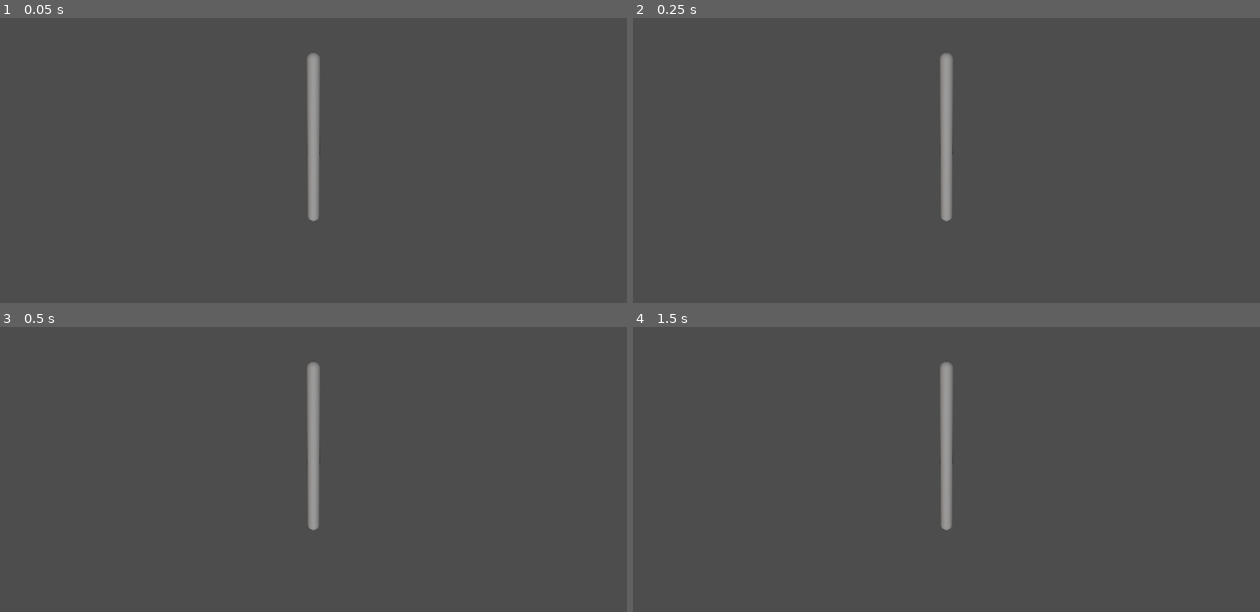
Above: before the commit, frames 1-4 (two rows, left to right).
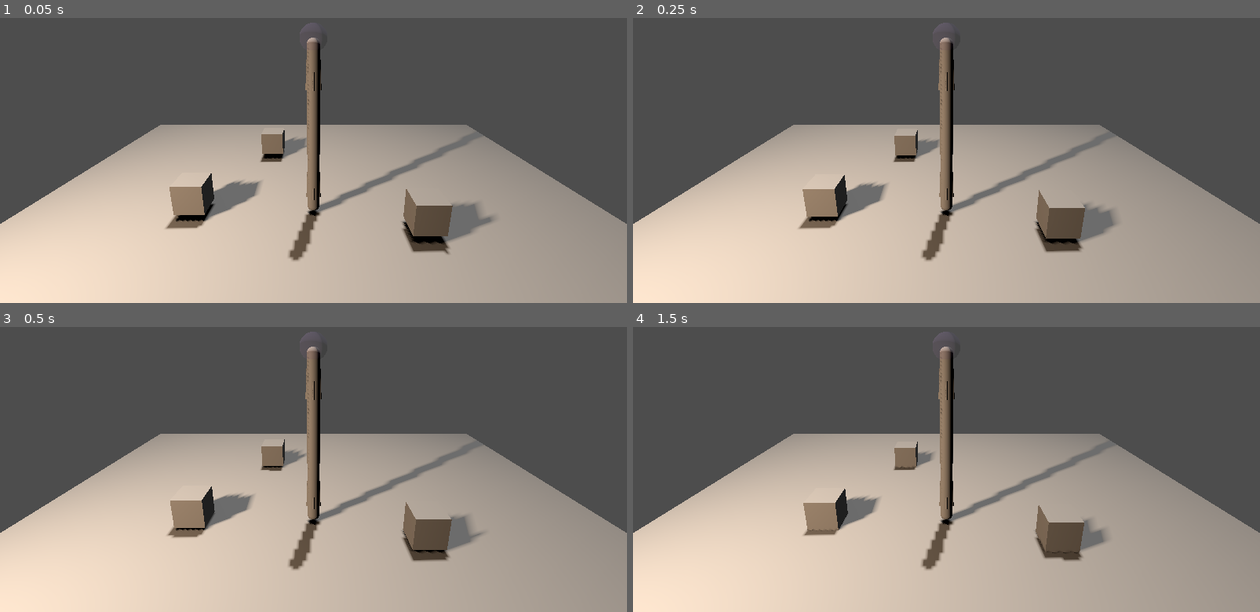
Above: after the commit, the same moments.

Repository: westonkelliher/GodotDemos
Game: Godot game, scene res://world.tscn
Two runs of this game, one before a commit and one after it. Both use one fixed random seed, a clock stepped at 60 frames per second and the inputs below.
Inputs:
- Up to frame 1 (0.05 s): no input
- Up to frame 2 (0.25 s): no input
- Up to frame 3 (0.5 s): no input
- Up to frame 4 (1.5 s): tap Enter at 1.25 s

The runs differ from the first frame. In frame 1, 53% of the frame differs, in the area x 0-100%, y 1-100%; in frame 2, 53%; in frame 3, 53%; in frame 4, 53%.

Commit message:
boxes that can be grabbed with claw at the end of the arm

Diff:
--- a/TheClaw/arm.gd
+++ b/TheClaw/arm.gd
@@ -3,7 +3,7 @@
 
 # Called when the node enters the scene tree for the first time.
 func _ready() -> void:
-	pass # Replace with function body.
+	$BaseArm/ForeArm/Claw.position.y = $BaseArm/ForeArm/Arm/End.position.y + 0.1
 
 
 # Called every frame. 'delta' is the elapsed time since the previous frame.
--- a/TheClaw/arm.tscn
+++ b/TheClaw/arm.tscn
@@ -1,7 +1,8 @@
-[gd_scene load_steps=3 format=3 uid="uid://bgbyacj7gv4na"]
+[gd_scene load_steps=4 format=3 uid="uid://bgbyacj7gv4na"]
 
 [ext_resource type="PackedScene" uid="uid://c6v2atq3umgbj" path="res://arm_segment.tscn" id="1_bm0op"]
 [ext_resource type="Script" path="res://arm.gd" id="1_xw7rn"]
+[ext_resource type="PackedScene" uid="uid://c2m5p2g86rfw1" path="res://claw.tscn" id="3_g7n4c"]
 
 [node name="Arm" type="Node3D"]
 script = ExtResource("1_xw7rn")
@@ -13,3 +14,8 @@
 MAX_ANGLE_FROM_STICK = 60.0
 MAX_ANGLE_FROM_TRIG = 80.0
 LENGTH = 0.8
+MAX_ANGULAR_SPEED = 6.0
+MIN_ANGULAR_SPEED = 2.0
+
+[node name="Claw" parent="BaseArm/ForeArm" instance=ExtResource("3_g7n4c")]
+transform = Transform3D(1, 0, 0, 0, 1, 0, 0, 0, 1, 0, 1.9, 0)
--- a/TheClaw/arm_segment.gd
+++ b/TheClaw/arm_segment.gd
@@ -17,8 +17,8 @@
 		return LENGTH
 
 
-const MAX_ANGULAR_SPEED := 6.0
-const MIN_ANGULAR_SPEED := 1.0
+@export var MAX_ANGULAR_SPEED := 4.0
+@export var MIN_ANGULAR_SPEED := 1.0
 
 const REMEMBER_THRESHOLD := 0.1
 
--- a/TheClaw/arm_segment.tscn
+++ b/TheClaw/arm_segment.tscn
@@ -7,6 +7,11 @@
 
 [sub_resource type="CapsuleMesh" id="CapsuleMesh_kmynl"]
 radius = 0.1
+
+[sub_resource type="CylinderMesh" id="CylinderMesh_vqg6s"]
+top_radius = 0.05
+bottom_radius = 0.06
+height = 0.5
 
 [node name="ArmSegment" type="Node3D"]
 script = ExtResource("1_bki1k")
@@ -24,3 +29,11 @@
 
 [node name="End" type="Marker3D" parent="Arm"]
 transform = Transform3D(1, 0, 0, 0, 1, 0, 0, 0, 1, 0, 1.8, 0)
+
+[node name="Fins" type="MeshInstance3D" parent="."]
+transform = Transform3D(2, 0, 0, 0, 1, 0, 0, 0, 0.5, 0, 0.4, 0)
+mesh = SubResource("CylinderMesh_vqg6s")
+
+[node name="Fins2" type="MeshInstance3D" parent="."]
+transform = Transform3D(-8.74228e-08, 0, 0.5, 0, 1, 0, -2, 0, -2.18557e-08, 0, 0.4, 0)
+mesh = SubResource("CylinderMesh_vqg6s")
--- /dev/null
+++ b/TheClaw/box.gd
@@ -0,0 +1,20 @@
+extends RigidBody3D
+class_name Box
+
+var has_target := false
+var target := Vector3.ZERO
+var velocity_to_target := 0.0
+
+
+func _integrate_forces(state: PhysicsDirectBodyState3D) -> void:
+	var toward_target := (target - position).normalized()
+	state.linear_velocity = toward_target*velocity_to_target
+
+
+func set_target_with_velocity(t: Vector3, v: float) -> void:
+	target = t
+	velocity_to_target = v
+	has_target = true
+
+func revoke_target() -> void:
+	has_target = false
--- /dev/null
+++ b/TheClaw/box.tscn
@@ -0,0 +1,18 @@
+[gd_scene load_steps=4 format=3 uid="uid://mkq5dsq34ovi"]
+
+[ext_resource type="Script" path="res://box.gd" id="1_cj1mn"]
+
+[sub_resource type="BoxShape3D" id="BoxShape3D_p2g2s"]
+size = Vector3(0.5, 0.5, 0.5)
+
+[sub_resource type="BoxMesh" id="BoxMesh_vuvc8"]
+size = Vector3(0.5, 0.5, 0.5)
+
+[node name="Box" type="RigidBody3D"]
+script = ExtResource("1_cj1mn")
+
+[node name="CollisionShape3D" type="CollisionShape3D" parent="."]
+shape = SubResource("BoxShape3D_p2g2s")
+
+[node name="MeshInstance3D" type="MeshInstance3D" parent="."]
+mesh = SubResource("BoxMesh_vuvc8")
--- /dev/null
+++ b/TheClaw/claw.gd
@@ -0,0 +1,34 @@
+extends Node3D
+
+const MIN_VEL = 100.0
+
+var bodies := []
+var grabbed_bodies := {}
+
+func _physics_process(delta: float) -> void:
+	if Input.is_action_just_pressed("RB"):
+		for body: Node3D in bodies:
+			if body is Box:
+				grabbed_bodies[body] = body.global_position - global_position
+	if Input.is_action_just_released("RB"):
+		grabbed_bodies = {}
+	#
+	for body: Box in grabbed_bodies:
+		var target_pos: Vector3 = global_position + grabbed_bodies[body]
+		#var to_target := target_pos - body.position
+		#var vel := MIN_VEL + to_target.length()*10.0
+		#if to_target.length() < vel*delta: # WARNING: bug here if delta gets out of whack
+			## if the distance to the target is so small such that the velocity
+			## would cause it to overshoot the target next frame, only give enough
+			## speed to make it exactly hit the target next frame
+			#vel = MIN_VEL*delta
+		#body.set_target_with_velocity(target_pos, vel)
+		body.position = target_pos
+
+func _on_area_3d_body_entered(body: Node3D) -> void:
+	bodies.append(body)
+
+
+
+func _on_area_3d_body_exited(body: Node3D) -> void:
+	bodies.erase(body)
--- /dev/null
+++ b/TheClaw/claw.tscn
@@ -0,0 +1,29 @@
+[gd_scene load_steps=5 format=3 uid="uid://c2m5p2g86rfw1"]
+
+[ext_resource type="Script" path="res://claw.gd" id="1_b7vl0"]
+
+[sub_resource type="SphereMesh" id="SphereMesh_i07ii"]
+radius = 0.2
+height = 0.4
+
+[sub_resource type="StandardMaterial3D" id="StandardMaterial3D_elypu"]
+transparency = 1
+albedo_color = Color(0.580392, 0.498039, 0.823529, 0.156863)
+
+[sub_resource type="SphereShape3D" id="SphereShape3D_gckc2"]
+radius = 0.2
+
+[node name="Claw" type="Node3D"]
+script = ExtResource("1_b7vl0")
+
+[node name="MeshInstance3D" type="MeshInstance3D" parent="."]
+mesh = SubResource("SphereMesh_i07ii")
+surface_material_override/0 = SubResource("StandardMaterial3D_elypu")
+
+[node name="Area3D" type="Area3D" parent="."]
+
+[node name="CollisionShape3D" type="CollisionShape3D" parent="Area3D"]
+shape = SubResource("SphereShape3D_gckc2")
+
+[connection signal="body_entered" from="Area3D" to="." method="_on_area_3d_body_entered"]
+[connection signal="body_exited" from="Area3D" to="." method="_on_area_3d_body_exited"]
--- a/TheClaw/project.godot
+++ b/TheClaw/project.godot
@@ -81,3 +81,8 @@
 "events": [Object(InputEventJoypadMotion,"resource_local_to_scene":false,"resource_name":"","device":-1,"axis":5,"axis_value":1.0,"script":null)
 ]
 }
+RB={
+"deadzone": 0.5,
+"events": [Object(InputEventJoypadButton,"resource_local_to_scene":false,"resource_name":"","device":-1,"button_index":5,"pressure":0.0,"pressed":true,"script":null)
+]
+}
--- a/TheClaw/world.tscn
+++ b/TheClaw/world.tscn
@@ -1,6 +1,13 @@
-[gd_scene load_steps=2 format=3 uid="uid://c67qniiml4s6b"]
+[gd_scene load_steps=5 format=3 uid="uid://c67qniiml4s6b"]
 
 [ext_resource type="PackedScene" uid="uid://bgbyacj7gv4na" path="res://arm.tscn" id="1_x2b7p"]
+[ext_resource type="PackedScene" uid="uid://mkq5dsq34ovi" path="res://box.tscn" id="2_smprg"]
+
+[sub_resource type="BoxShape3D" id="BoxShape3D_qp8o8"]
+size = Vector3(10, 0.1, 10)
+
+[sub_resource type="BoxMesh" id="BoxMesh_vs7q4"]
+size = Vector3(10, 0.1, 10)
 
 [node name="World" type="Node3D"]
 
@@ -11,9 +18,33 @@
 [node name="SpotLight3D" type="SpotLight3D" parent="."]
 transform = Transform3D(0.0612372, 0.05, -0.0612372, -0.0353553, 0.0866025, 0.0353553, 0.0707107, -1.49012e-09, 0.0707107, -6, 3, 5)
 light_color = Color(1, 0.847059, 0.698039, 1)
+light_energy = 10.0
+shadow_enabled = true
 spot_range = 17.0
 
 [node name="DirectionalLight3D" type="DirectionalLight3D" parent="."]
-transform = Transform3D(1, 0, 0, 0, 1, 0, 0, 0, 1, 0, 25, 0)
+transform = Transform3D(0.996184, -0.0314224, 0.0814247, -0.0872774, -0.358656, 0.929381, 0, -0.932941, -0.360029, 0, 25, 0)
+light_energy = 0.5
+shadow_enabled = true
+
+[node name="Floor" type="StaticBody3D" parent="."]
+
+[node name="CollisionShape3D" type="CollisionShape3D" parent="Floor"]
+shape = SubResource("BoxShape3D_qp8o8")
+
+[node name="MeshInstance3D" type="MeshInstance3D" parent="Floor"]
+mesh = SubResource("BoxMesh_vs7q4")
 
 [node name="Arm" parent="." instance=ExtResource("1_x2b7p")]
+transform = Transform3D(1, 0, 0, 0, 1, 0, 0, 0, 1, 0, 0.2, 0)
+
+[node name="Boxes" type="Node3D" parent="."]
+
+[node name="Box1" parent="Boxes" instance=ExtResource("2_smprg")]
+transform = Transform3D(1, 0, 0, 0, 1, 0, 0, 0, 1, -2, 0.423612, 0)
+
+[node name="Box2" parent="Boxes" instance=ExtResource("2_smprg")]
+transform = Transform3D(1, 0, 0, 0, 1, 0, 0, 0, 1, -0.978865, 0.423612, -2.52456)
+
+[node name="Box" parent="Boxes" instance=ExtResource("2_smprg")]
+transform = Transform3D(1, 0, 0, 0, 1, 0, 0, 0, 1, 1.68439, 0.423612, 0.536943)
Not shown: 1 places in TheClaw/arm_segment.tscn that only renumber resources
